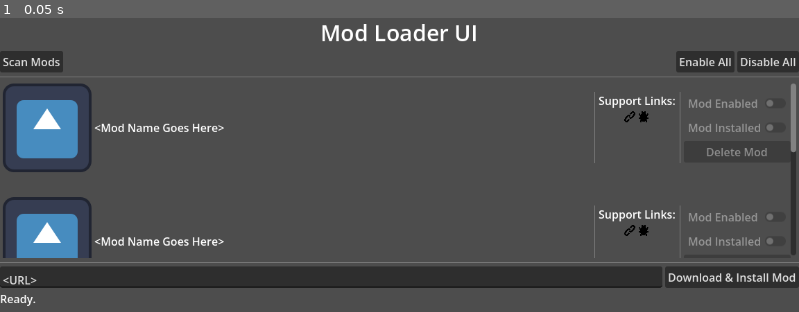
Above: before the commit, frame 1.
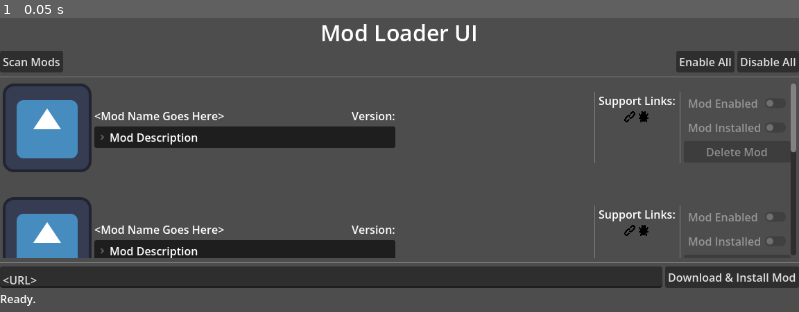
Above: after the commit, the same moment.

Repository: ScorpionInc/Godot-Mod-Loader
Game: Godot game, scene res://ModLoader/ModUI.tscn
Two runs of this game, one before a commit and one after it. Both use one fixed random seed, a clock stepped at 60 frames per second and the inputs below. The engine's default icon, where the game draws it, is replaced by a stand-in: a white triangle on a blue panel in a dark square.
Inputs:
- Up to frame 1 (0.05 s): no input

The runs differ from the first frame. In frame 1, 5.7% of the frame differs, in the area x 11-50%, y 31-82%.

Commit message:
Add version and description fields

Diff:
--- a/ModLoader/ModUIPanel.tscn
+++ b/ModLoader/ModUIPanel.tscn
@@ -95,6 +95,7 @@
 
 [node name="IDHBoxContainer" type="HBoxContainer" parent="MarginContainer/ContentsContainer" unique_id=269972672]
 layout_mode = 2
+size_flags_horizontal = 3
 
 [node name="AspectRatioContainer" type="AspectRatioContainer" parent="MarginContainer/ContentsContainer/IDHBoxContainer" unique_id=279312230]
 custom_minimum_size = Vector2(128, 128)
@@ -104,10 +105,37 @@
 layout_mode = 2
 texture = ExtResource("1_8yq7x")
 
-[node name="ModNameLabel" type="Label" parent="MarginContainer/ContentsContainer/IDHBoxContainer" unique_id=1590688106]
+[node name="TextVBoxContainer" type="VBoxContainer" parent="MarginContainer/ContentsContainer/IDHBoxContainer" unique_id=1445042521]
+layout_mode = 2
+size_flags_horizontal = 3
+alignment = 1
+
+[node name="HBoxContainer" type="HBoxContainer" parent="MarginContainer/ContentsContainer/IDHBoxContainer/TextVBoxContainer" unique_id=1209056174]
+layout_mode = 2
+
+[node name="ModNameLabel" type="Label" parent="MarginContainer/ContentsContainer/IDHBoxContainer/TextVBoxContainer/HBoxContainer" unique_id=1590688106]
 layout_mode = 2
 size_flags_horizontal = 3
 text = "<Mod Name Goes Here>"
+
+[node name="HFlowContainer" type="HFlowContainer" parent="MarginContainer/ContentsContainer/IDHBoxContainer/TextVBoxContainer/HBoxContainer" unique_id=433837145]
+layout_mode = 2
+size_flags_horizontal = 3
+alignment = 2
+
+[node name="Label" type="Label" parent="MarginContainer/ContentsContainer/IDHBoxContainer/TextVBoxContainer/HBoxContainer/HFlowContainer" unique_id=3251003]
+layout_mode = 2
+text = "Version:"
+
+[node name="FoldableContainer" type="FoldableContainer" parent="MarginContainer/ContentsContainer/IDHBoxContainer/TextVBoxContainer" unique_id=272063948]
+layout_mode = 2
+folded = true
+title = "Mod Description"
+
+[node name="DescriptionLabel" type="Label" parent="MarginContainer/ContentsContainer/IDHBoxContainer/TextVBoxContainer/FoldableContainer" unique_id=999115394]
+visible = false
+layout_mode = 2
+text = "<Mod Description Goes Here>"
 
 [node name="EndFlowContainer" type="HFlowContainer" parent="MarginContainer/ContentsContainer" unique_id=1921331202]
 layout_mode = 2
@@ -131,7 +159,7 @@
 layout_mode = 2
 alignment = 1
 
-[node name="LinkTextureButton1" type="TextureButton" parent="MarginContainer/ContentsContainer/EndFlowContainer/SupportVBoxContainer/SupportHBoxContainer" unique_id=985802384]
+[node name="WebTextureButton" type="TextureButton" parent="MarginContainer/ContentsContainer/EndFlowContainer/SupportVBoxContainer/SupportHBoxContainer" unique_id=985802384]
 custom_minimum_size = Vector2(16, 16)
 layout_mode = 2
 size_flags_horizontal = 0
@@ -140,7 +168,7 @@
 ignore_texture_size = true
 stretch_mode = 4
 
-[node name="LinkTextureButton2" type="TextureButton" parent="MarginContainer/ContentsContainer/EndFlowContainer/SupportVBoxContainer/SupportHBoxContainer" unique_id=1959280864]
+[node name="BugTextureButton" type="TextureButton" parent="MarginContainer/ContentsContainer/EndFlowContainer/SupportVBoxContainer/SupportHBoxContainer" unique_id=1959280864]
 custom_minimum_size = Vector2(16, 16)
 layout_mode = 2
 size_flags_vertical = 4
